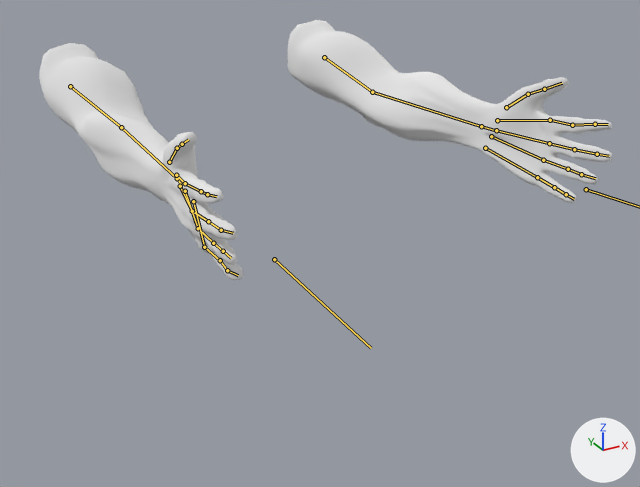
One commit to the Blender file arm.blend: the scene before it, then after it.
Rendered twice from a camera (50 mm lens) standing at (-0.511, -1.312, 0.335) and looking at (0.028, -0.331, -0.155). Every picture has the same lights, and +X, +Y and +Z are marked at lower right. The bones that bend it are drawn over the model as lines.

Objects in the first picture: 'armLOW'.
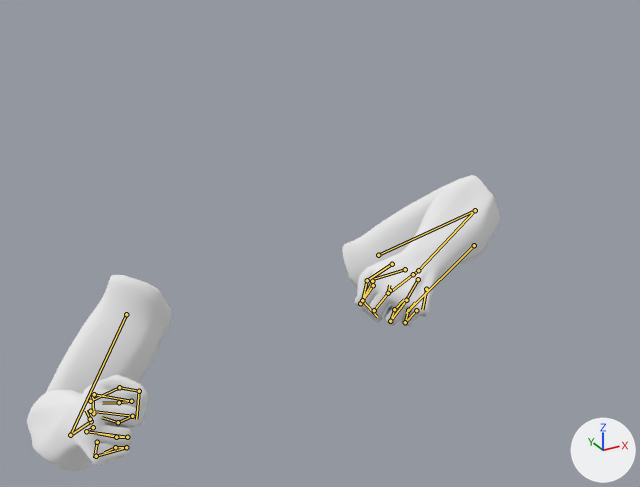
The newer file adds an action. The first version stands in its rest pose; the second is drawn at frame 80 of the action 'Walk'.

Changed parts and their boxes [x1, y1, x2, y2] in the pictures (640 x 487 px):
'armLOW', posed (17% narrower, 14% taller): before [39, 20, 612, 280]; after [27, 175, 500, 471]
bone 'upper_arm.L', root to tip: before (324, 57) to (372, 92); after (378, 255) to (475, 210)
bone 'f_index.01.L', root to tip: before (550, 120) to (572, 125); after (372, 281) to (360, 303)
bone 'f_index.02.L', root to tip: before (572, 125) to (595, 124); after (360, 303) to (373, 285)
bone 'f_index.03.L', root to tip: before (595, 124) to (608, 124); after (373, 285) to (370, 284)
bone 'thumb.01.L', root to tip: before (506, 107) to (528, 94); after (392, 264) to (367, 280)
bone 'thumb.02.L', root to tip: before (528, 94) to (544, 89); after (367, 280) to (362, 300)
bone 'thumb.03.L', root to tip: before (544, 89) to (562, 83); after (362, 300) to (377, 317)
bone 'f_middle.01.L', root to tip: before (549, 143) to (574, 149); after (390, 290) to (374, 310)
bone 'f_middle.02.L', root to tip: before (574, 149) to (597, 154); after (374, 310) to (388, 293)
bone 'f_middle.03.L', root to tip: before (597, 154) to (609, 156); after (388, 293) to (389, 285)
bone 'f_ring.01.L', root to tip: before (543, 160) to (568, 169); after (406, 300) to (390, 321)
bone 'f_ring.02.L', root to tip: before (568, 169) to (581, 174); after (390, 321) to (394, 309)
bone 'f_ring.03.L', root to tip: before (581, 174) to (595, 178); after (394, 309) to (404, 299)
bone 'f_pinky.01.L', root to tip: before (537, 177) to (554, 187); after (416, 310) to (405, 322)
bone 'f_pinky.02.L', root to tip: before (554, 187) to (566, 194); after (405, 322) to (408, 310)
bone 'f_pinky.03.L', root to tip: before (566, 194) to (574, 199); after (408, 310) to (415, 302)
bone 'upper_arm.R', root to tip: before (70, 86) to (121, 127); after (126, 314) to (70, 435)
bone 'palm.01.R', root to tip: before (176, 175) to (185, 183); after (93, 413) to (92, 392)
bone 'f_index.01.R', root to tip: before (185, 183) to (201, 191); after (94, 394) to (131, 401)
bone 'f_index.02.R', root to tip: before (201, 191) to (207, 194); after (131, 401) to (119, 402)
bone 'f_index.03.R', root to tip: before (207, 194) to (216, 196); after (119, 402) to (102, 403)
bone 'thumb.01.R', root to tip: before (169, 162) to (177, 148); after (90, 401) to (119, 387)
bone 'thumb.02.R', root to tip: before (177, 148) to (182, 144); after (119, 387) to (139, 391)
bone 'thumb.03.R', root to tip: before (182, 144) to (188, 139); after (139, 391) to (136, 419)
bone 'f_middle.01.R', root to tip: before (192, 211) to (208, 221); after (90, 411) to (132, 416)
bone 'f_middle.02.R', root to tip: before (208, 221) to (221, 230); after (132, 416) to (118, 422)
bone 'f_middle.03.R', root to tip: before (221, 230) to (233, 233); after (118, 422) to (102, 417)
bone 'f_ring.01.R', root to tip: before (198, 228) to (213, 243); after (86, 431) to (127, 437)
bone 'f_ring.02.R', root to tip: before (213, 243) to (223, 251); after (127, 437) to (116, 437)
bone 'f_ring.03.R', root to tip: before (223, 251) to (231, 258); after (116, 437) to (98, 433)
bone 'palm.04.R', root to tip: before (193, 201) to (204, 247); after (97, 442) to (94, 457)
bone 'f_pinky.01.R', root to tip: before (204, 247) to (220, 260); after (96, 456) to (126, 447)
bone 'f_pinky.02.R', root to tip: before (220, 260) to (227, 270); after (126, 447) to (115, 447)
bone 'f_pinky.03.R', root to tip: before (227, 270) to (238, 275); after (115, 447) to (104, 452)

The edits, one by one:
Bone 'upper_arm.L' (bone_upper_arm_l) moves from (0.0, 0.0, 0.0) to (0.185, 0.228, -0.176).
Bone 'f_index.01.L' (bone_f_index_01_l) moves from (0.0, 0.0, 0.0) to (0.001, 0.005, 0.001).
Bone 'f_index.01.L' (bone_f_index_01_l) turns from (0, 0, 0) to (84, -20, 11) degrees about its own x, y and z.
Bone 'f_index.02.L' (bone_f_index_02_l) turns from (0, 0, 0) to (123, -20, -2) degrees about its own x, y and z.
Bone 'f_index.03.L' (bone_f_index_03_l) turns from (0, 0, 0) to (101, -17, 56) degrees about its own x, y and z.
Bone 'thumb.01.L' (bone_thumb_01_l) moves from (0.0, 0.0, 0.0) to (-0.003, 0.0, 0.002).
Bone 'thumb.01.L' (bone_thumb_01_l) turns from (0, 0, 0) to (18, 36, 32) degrees about its own x, y and z.
Bone 'thumb.02.L' (bone_thumb_02_l) turns from (0, 0, 0) to (-8, -4, 46) degrees about its own x, y and z.
Bone 'thumb.03.L' (bone_thumb_03_l) turns from (0, 0, 0) to (19, -22, 42) degrees about its own x, y and z.
Bone 'f_middle.01.L' (bone_f_middle_01_l) moves from (0.0, 0.0, 0.0) to (-0.001, 0.002, -0.001).
Bone 'f_middle.01.L' (bone_f_middle_01_l) turns from (0, 0, 0) to (93, -20, 2) degrees about its own x, y and z.
Bone 'f_middle.02.L' (bone_f_middle_02_l) turns from (0, 0, 0) to (106, 0, 0) degrees about its own x, y and z.
Bone 'f_middle.03.L' (bone_f_middle_03_l) turns from (0, 0, 0) to (88, 0, 0) degrees about its own x, y and z.
Bone 'f_ring.01.L' (bone_f_ring_01_l) moves from (0.0, 0.0, 0.0) to (0.0, -0.001, 0.001).
Bone 'f_ring.01.L' (bone_f_ring_01_l) turns from (0, 0, 0) to (93, -6, -3) degrees about its own x, y and z.
Bone 'f_ring.02.L' (bone_f_ring_02_l) turns from (0, 0, 0) to (90, 0, 0) degrees about its own x, y and z.
Bone 'f_ring.03.L' (bone_f_ring_03_l) turns from (0, 0, 0) to (92, 28, 4) degrees about its own x, y and z.
Bone 'f_pinky.01.L' (bone_f_pinky_01_l) moves from (0.0, 0.0, 0.0) to (-0.004, 0.0, 0.007).
Bone 'f_pinky.01.L' (bone_f_pinky_01_l) turns from (0, 0, 0) to (104, 9, -8) degrees about its own x, y and z.
Bone 'f_pinky.02.L' (bone_f_pinky_02_l) turns from (0, 0, 0) to (94, 0, 0) degrees about its own x, y and z.
Bone 'f_pinky.03.L' (bone_f_pinky_03_l) turns from (0, 0, 0) to (70, 8, -2) degrees about its own x, y and z.
Bone 'hand.L.001' (bone_hand_l_001) moves from (0.0, 0.0, 0.0) to (0.077, -0.146, -0.08).
Bone 'hand.L.001' (bone_hand_l_001) turns from (0, 0, 0) to (102, 67, 40) degrees about its own x, y and z.
Bone 'upper_arm.R' (bone_upper_arm_r) moves from (0.0, 0.0, 0.0) to (-0.185, 0.228, -0.176).
Bone 'palm.01.R' (bone_palm_01_r) moves from (0.0, 0.0, 0.0) to (-0.004, -0.002, 0.005).
Bone 'palm.01.R' (bone_palm_01_r) turns from (0, 0, 0) to (1, -3, 2) degrees about its own x, y and z.
Bone 'f_index.01.R' (bone_f_index_01_r) moves from (0.0, 0.0, 0.0) to (-0.002, 0.003, 0.001).
Bone 'f_index.01.R' (bone_f_index_01_r) turns from (0, 0, 0) to (88, 15, -32) degrees about its own x, y and z.
Bone 'f_index.02.R' (bone_f_index_02_r) turns from (0, 0, 0) to (92, 34, -14) degrees about its own x, y and z.
Bone 'f_index.03.R' (bone_f_index_03_r) turns from (0, 0, 0) to (92, -2, -25) degrees about its own x, y and z.
Bone 'thumb.01.R' (bone_thumb_01_r) moves from (0.0, 0.0, 0.0) to (-0.002, -0.003, 0.005).
Bone 'thumb.01.R' (bone_thumb_01_r) turns from (0, 0, 0) to (13, -27, -36) degrees about its own x, y and z.
Bone 'thumb.02.R' (bone_thumb_02_r) turns from (0, 0, 0) to (-1, -18, -27) degrees about its own x, y and z.
Bone 'thumb.03.R' (bone_thumb_03_r) turns from (0, 0, 0) to (1, 29, -79) degrees about its own x, y and z.
Bone 'f_middle.01.R' (bone_f_middle_01_r) moves from (0.0, 0.0, 0.0) to (0.0, 0.001, 0.004).
Bone 'f_middle.01.R' (bone_f_middle_01_r) turns from (0, 0, 0) to (92, 5, -11) degrees about its own x, y and z.
Bone 'f_middle.02.R' (bone_f_middle_02_r) turns from (0, 0, 0) to (101, -1, 1) degrees about its own x, y and z.
Bone 'f_middle.03.R' (bone_f_middle_03_r) turns from (0, 0, 0) to (96, -9, -6) degrees about its own x, y and z.
Bone 'f_ring.01.R' (bone_f_ring_01_r) moves from (0.0, 0.0, 0.0) to (0.0, 0.002, 0.001).
Bone 'f_ring.01.R' (bone_f_ring_01_r) turns from (0, 0, 0) to (96, -7, -11) degrees about its own x, y and z.
Bone 'f_ring.02.R' (bone_f_ring_02_r) turns from (0, 0, 0) to (101, 0, 9) degrees about its own x, y and z.
Bone 'f_ring.03.R' (bone_f_ring_03_r) turns from (0, 0, 0) to (77, -29, 30) degrees about its own x, y and z.
Bone 'palm.04.R' (bone_palm_04_r) turns from (0, 0, 0) to (6, -2, -3) degrees about its own x, y and z.
Bone 'f_pinky.01.R' (bone_f_pinky_01_r) moves from (0.0, 0.0, 0.0) to (0.002, 0.002, 0.001).
Bone 'f_pinky.01.R' (bone_f_pinky_01_r) turns from (0, 0, 0) to (99, -1, -3) degrees about its own x, y and z.
Bone 'f_pinky.02.R' (bone_f_pinky_02_r) turns from (0, 0, 0) to (98, -7, 20) degrees about its own x, y and z.
Bone 'f_pinky.03.R' (bone_f_pinky_03_r) turns from (0, 0, 0) to (79, -29, 30) degrees about its own x, y and z.
Bone 'hand.R.001' (bone_hand_r_001) moves from (0.0, 0.0, 0.0) to (0.053, -0.099, -0.383).
Bone 'hand.R.001' (bone_hand_r_001) turns from (0, 0, 0) to (40, -18, -33) degrees about its own x, y and z.
